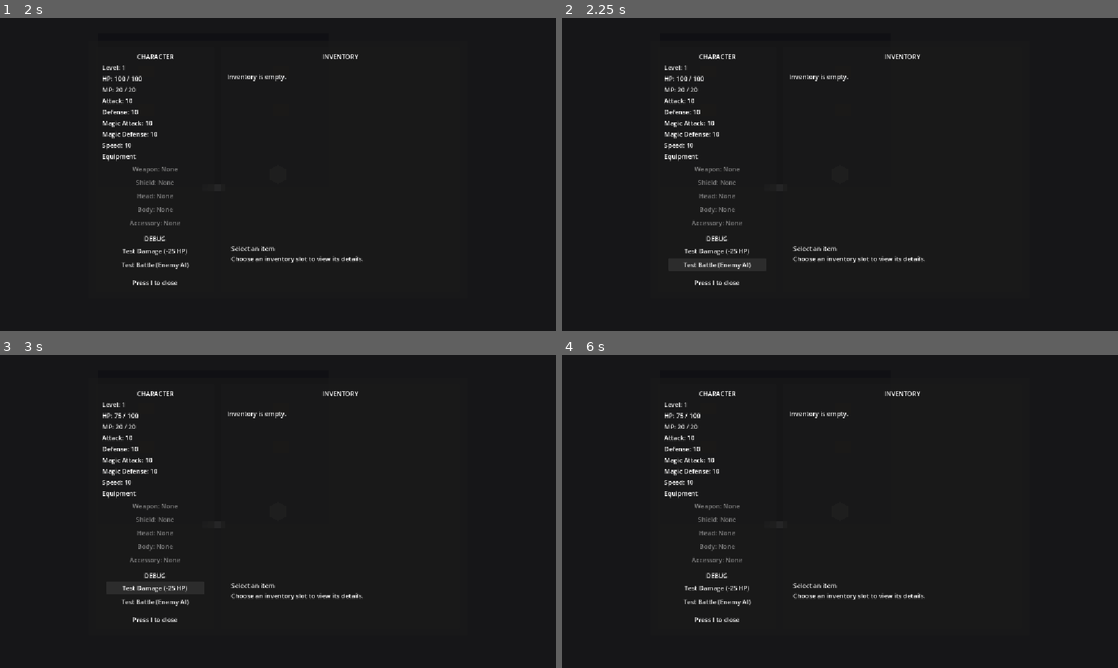
Above: before the commit, frames 1-4 (two rows, left to right).
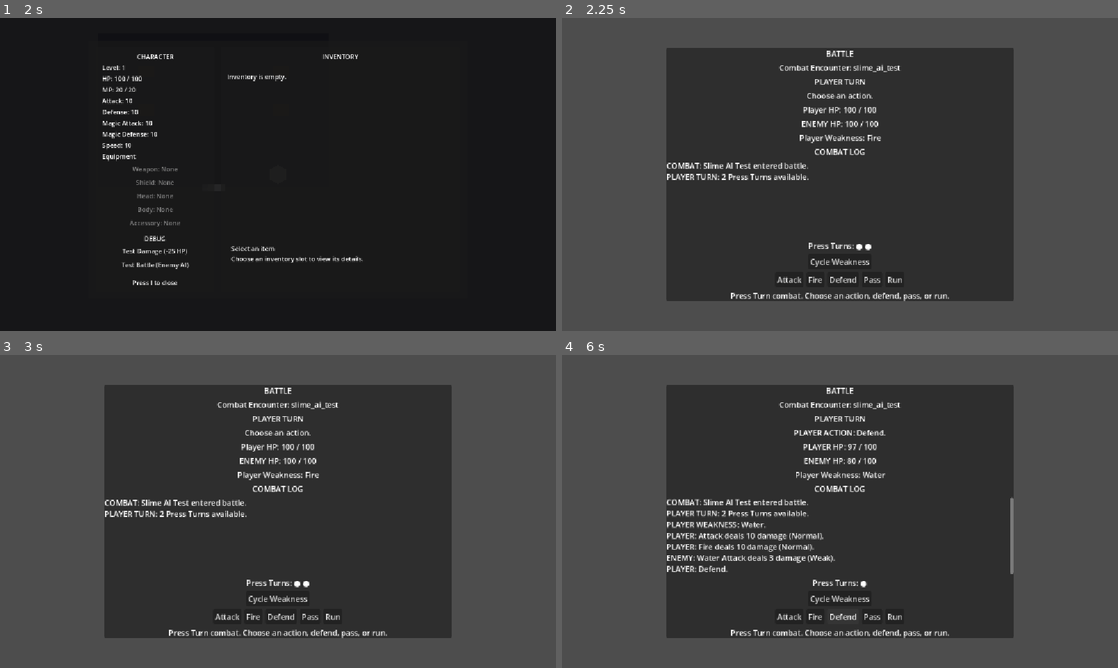
Above: after the commit, the same moments.

Repository: salexume94-pixel/Scripts
Game: Godot game, scene res://scenes/World.tscn
The game is run twice, just before and just after one commit, with the same random seed, the same clock (stepped at 60 frames per second) and the same inputs.
Inputs (mouse positions are in pixels of both pictures, inside the frame that each line leads up to):
- Up to frame 1 (2 s): tap Enter at 0.5 s; hold Right (ui_right) 0.53-1.28 s; tap E at 0.6 s; hold Down (ui_down) from 1.28 s (still down); tap I at 1.35 s
- Up to frame 2 (2.25 s): release Down (ui_down) at 2 s; click "Test Battle (Enemy AI)" at 2 s
- Up to frame 3 (3 s): click (155, 586) at 2.75 s, where only the run before the commit has a clickable "Test Damage (-25 HP)"
- Up to frame 4 (6 s): click (840, 599) at 3.5 s, where only the run after the commit has a clickable "Cycle Weakness"; click (789, 617) at 4.25 s, where only the run after the commit has a clickable "Attack"; click (817, 617) at 5 s, where only the run after the commit has a clickable "Fire"; click (845, 617) at 5.75 s, where only the run after the commit has a clickable "Defend"

Frame 1 is identical in both runs. In frame 2, 54% of the frame differs, in the area x 0-100%, y 0-100%; in frame 3, 54%; in frame 4, 56%.

Commit message:
Restore Enemy AI debug battle option

Diff:
--- a/ui/inventory_character_hud.gd
+++ b/ui/inventory_character_hud.gd
@@ -39,6 +39,9 @@
 	# Start closed so the world remains active until the Player opens the HUD.
 	screen.visible = false
 	test_damage_button.pressed.connect(_on_test_damage_button_pressed)
+	var test_ai_battle_button := get_node_or_null("Screen/Panel/Margin/Columns/CharacterPanel/CharacterMargin/CharacterVBox/DebugPanel/DebugMargin/DebugVBox/TestAIBattleButton") as Button
+	if test_ai_battle_button != null:
+		test_ai_battle_button.pressed.connect(_on_test_ai_battle_button_pressed)
 	item_action_button.pressed.connect(_on_item_action_button_pressed)
 	test_damage_button.visible = OS.is_debug_build()
 	_set_player_movement_enabled(true)
@@ -282,6 +285,11 @@
 
 	DEBUG_SYSTEM.test_damage(player, 25)
 	_refresh_screen()
+
+
+func _on_test_ai_battle_button_pressed() -> void:
+	# Start the controlled Enemy AI encounter from the development HUD.
+	DEBUG_SYSTEM.start_test_battle("slime_ai_test")
 
 
 func _on_unequip_slot_pressed(slot: int) -> void:
